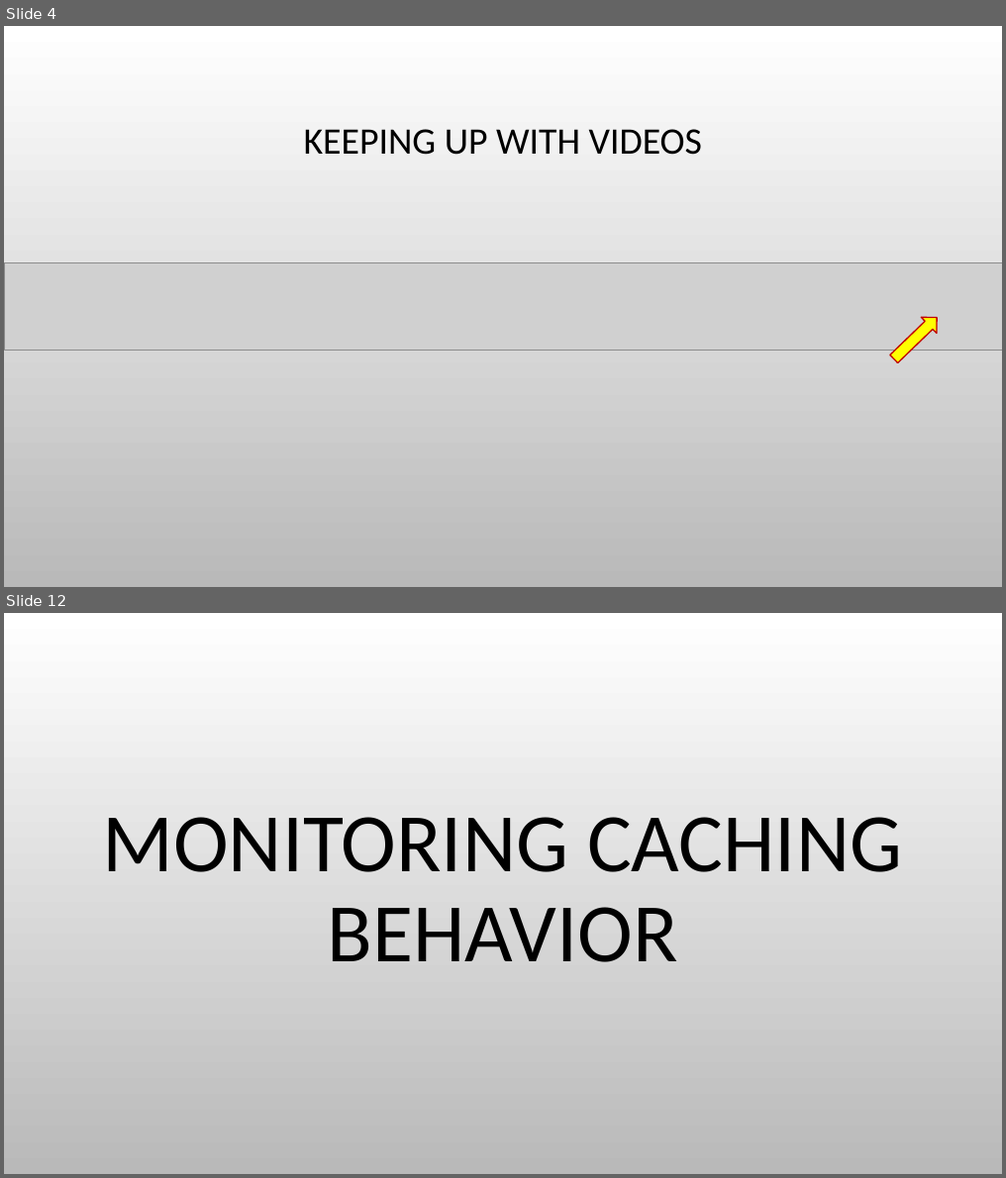
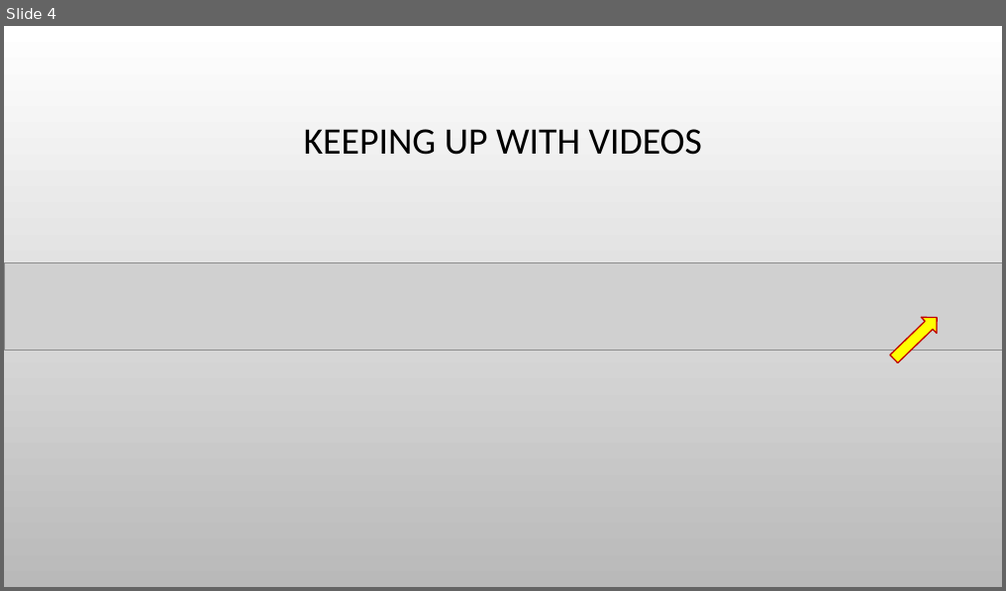
Before and after one commit to evarga/composite-decomposition, a slide deck: trailer/Trailer.pptx. Shown one above the other, each under a label of ours: slides 4 and 12 before the commit, slide 4 after it; the slides between them are not shown. The pictures are 1006x1178 and 1006x591 pixels, drawn with LibreOffice and Linux fonts; fonts in the diff are those of the drawing; grey boxes stand for pictures; background and template pictures are left out. Boxes give left, top, right and bottom in pixels: in the first picture for what was removed or moved away, otherwise in the second. Text is boxed around its words. In the diff, an @@ line names an element or a change of style, - is before the commit and + after.

```diff
--- a/trailer/Trailer.pptx
+++ b/trailer/Trailer.pptx
@@ slide 12 removed at <box>4,613,1002,1174</box>, background picture (left out) @@
@@ title removed at <box>103,817,902,962</box> @@
-MONITORING CACHING BEHAVIOR
```
Also in this commit, not shown: 2 slides changed, 8 other slides removed.
